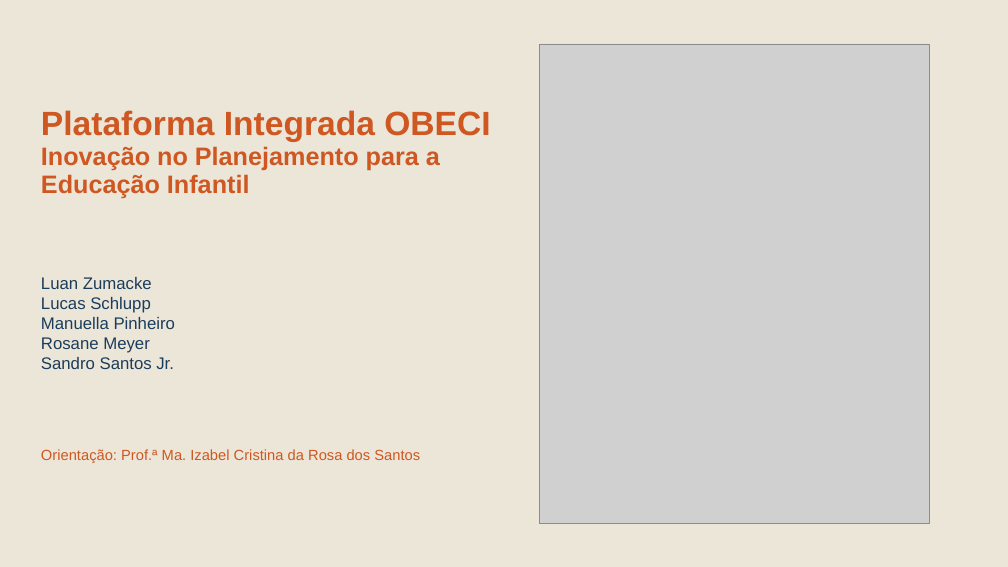
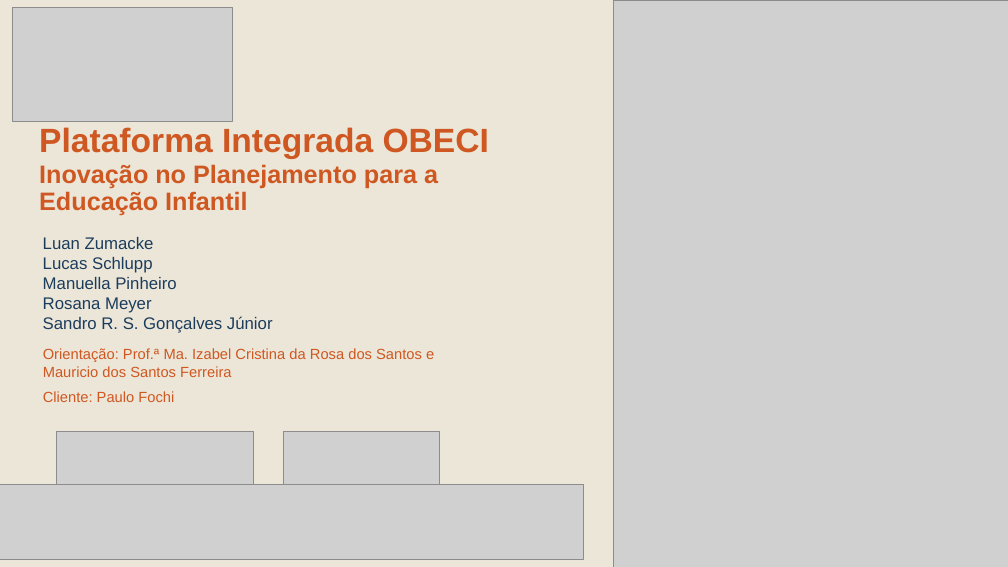
Before and after one commit to sandrorobertojunior/-ENTREGA-FINAL-BRISA, a slide deck: slide 1 of documentos/Apresentação Final do Projeto.pptx. Drawn at 1008x567 pixels with LibreOffice and Linux fonts; fonts in the diff are those of the drawing; grey boxes stand for pictures. Boxes give left, top, right and bottom in pixels: in the first picture for what was removed or moved away, otherwise in the second. Text is boxed around its words. In the diff, an @@ line names an element or a change of style, - is before the commit and + after.

```diff
--- a/documentos/Apresentação Final do Projeto.pptx
+++ b/documentos/Apresentação Final do Projeto.pptx
@@ picture added at (x1=13, y1=8, x2=233, y2=121) @@
@@ picture added at (x1=613, y1=0, x2=1008, y2=567) @@
@@ picture removed at (x1=539, y1=44, x2=929, y2=523) @@
@@ title "Plataforma Integrada OBECI" moved from (x1=41, y1=110, x2=490, y2=142) to (x1=39, y1=127, x2=489, y2=159) @@
@@ text "Inovação no Planejamento para a" moved from (x1=41, y1=146, x2=440, y2=198) to (x1=39, y1=164, x2=438, y2=215) @@
@@ text "Luan Zumacke" moved from (x1=41, y1=277, x2=175, y2=369) to (x1=43, y1=237, x2=273, y2=333) @@
@@ text at (x1=43, y1=297, x2=273, y2=333): text changed @@
-Rosane Meyer
-Sandro Santos Jr.
+Rosana Meyer
+Sandro R. S. Gonçalves Júnior
@@ text at (x1=43, y1=348, x2=434, y2=377): text changed @@
-Orientação: Prof.ª Ma. Izabel Cristina da Rosa dos Santos
+Orientação: Prof.ª Ma. Izabel Cristina da Rosa dos Santos e
+Mauricio dos Santos Ferreira
@@ text added at (x1=43, y1=391, x2=174, y2=402), 14 pt, text #CF5721 @@
+Cliente: Paulo Fochi
@@ picture added at (x1=57, y1=431, x2=253, y2=485) @@
@@ picture added at (x1=284, y1=431, x2=439, y2=485) @@
@@ picture added at (x1=0, y1=485, x2=584, y2=560) @@
```
Also in this commit, not shown: 2 other slides changed.
